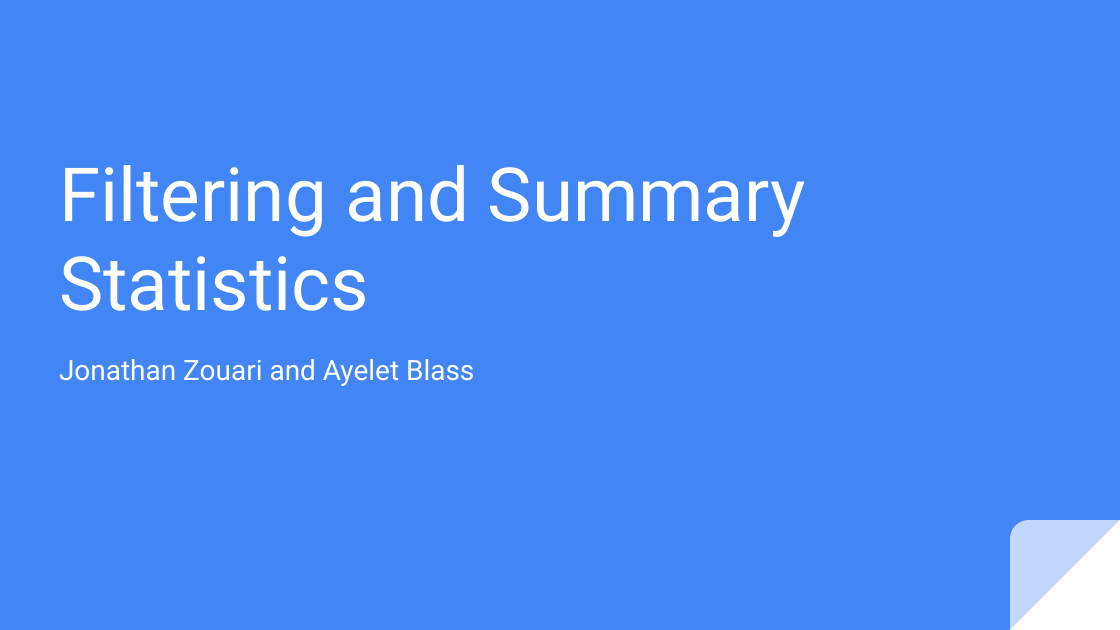
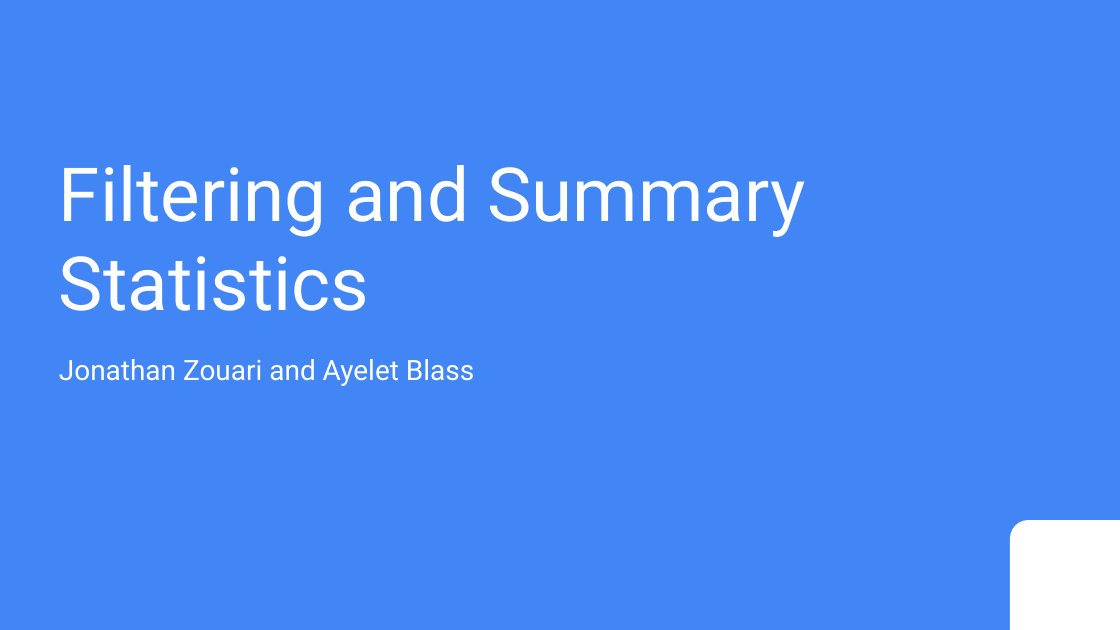
Before and after one commit to orzuk/OEIS, a slide deck: slide 1 of Filtering and summary statistics/filtering+stats.pptx. Drawn at 1120x630 pixels with LibreOffice and Linux fonts; fonts in the diff are those of the drawing. Boxes give left, top, right and bottom in pixels: in the first picture for what was removed or moved away, otherwise in the second. Text is boxed around its words. In the diff, an @@ line names an element or a change of style, - is before the commit and + after.

```diff
--- a/Filtering and summary statistics/filtering+stats.pptx
+++ b/Filtering and summary statistics/filtering+stats.pptx
@@ round rect at [1010, 520, 1120, 629]: fill #FFFFFF at 68% opacity to #FFFFFF @@
```
Also in this commit, not shown: 18 other slides changed, 2 other files.
